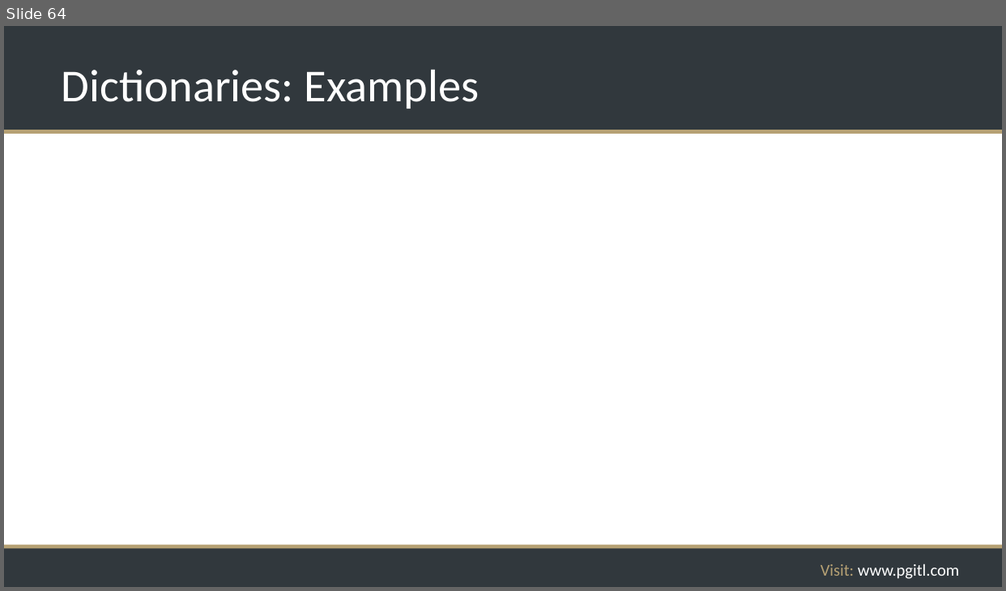
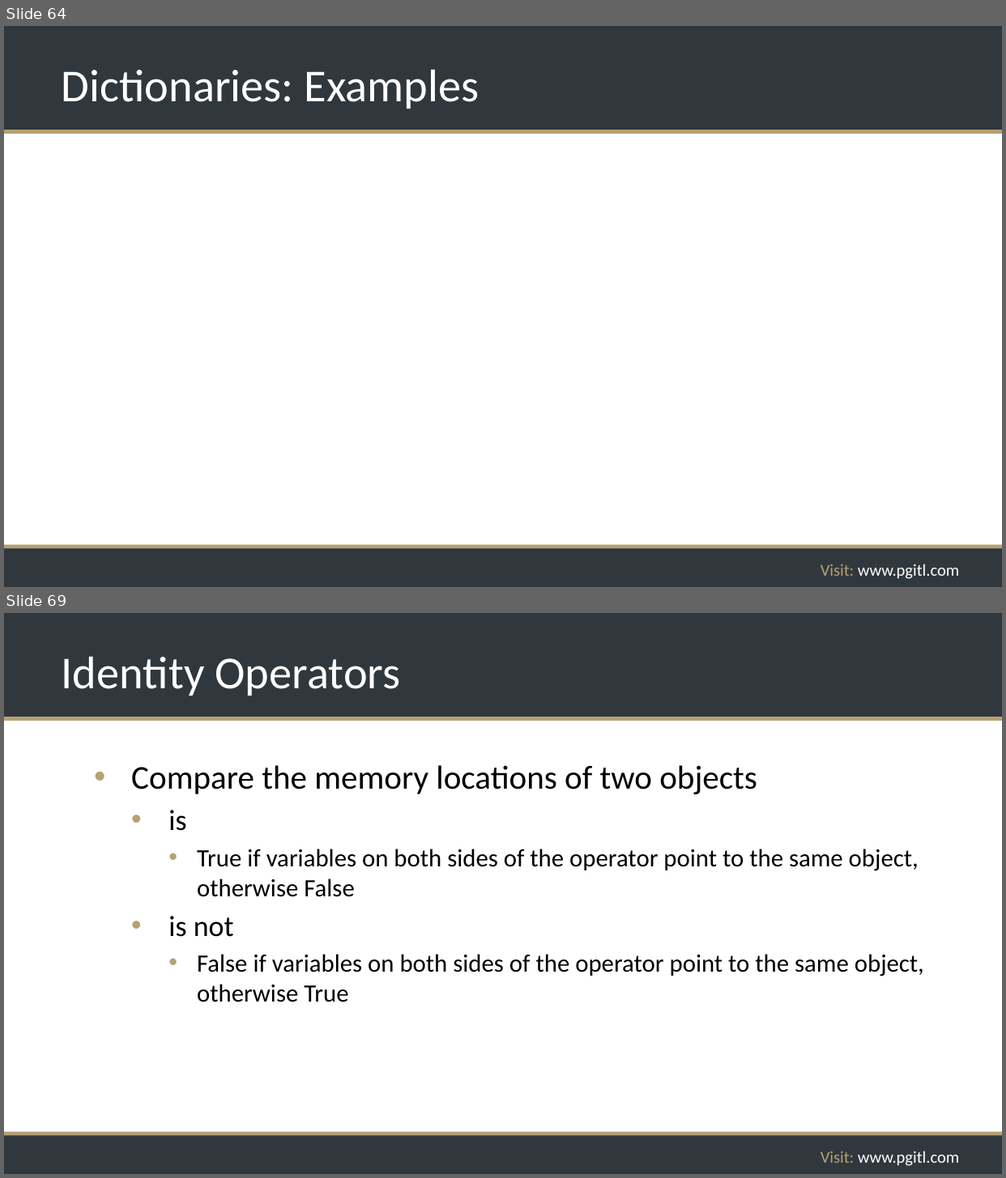
Before and after one commit to rikkouri/project-a, a slide deck: Programming Foundations.pptx. Shown one above the other, each under a label of ours: slide 64 before the commit, slides 64 and 69 after it; the slides between them are not shown. The pictures are 1006x591 and 1006x1178 pixels, drawn with LibreOffice and Linux fonts; fonts in the diff are those of the drawing; background and template pictures are left out. Boxes give left, top, right and bottom in pixels: in the first picture for what was removed or moved away, otherwise in the second. Text is boxed around its words. In the diff, an @@ line names an element or a change of style, - is before the commit and + after.

Commit message:
Operators Pt 2 and Libs slides

```diff
--- a/Programming Foundations.pptx
+++ b/Programming Foundations.pptx
@@ slide 69 added at box(4, 613, 1002, 1174), background #FFFFFF; not listed: 5 template elements that a slide beside it also shows @@
@@ title added at box(62, 656, 400, 696), 44 pt, text #FFFFFF @@
+Identity Operators
@@ text added at box(131, 765, 924, 1003), 24 pt, text #000000 @@
+• Compare the memory locations of two objects
+  • is
+    • True if variables on both sides of the operator point to the same object, otherwise False
+  • is not
+    • False if variables on both sides of the operator point to the same object, otherwise True
```
Also in this commit, not shown: 7 other slides added, 1 slide removed.
